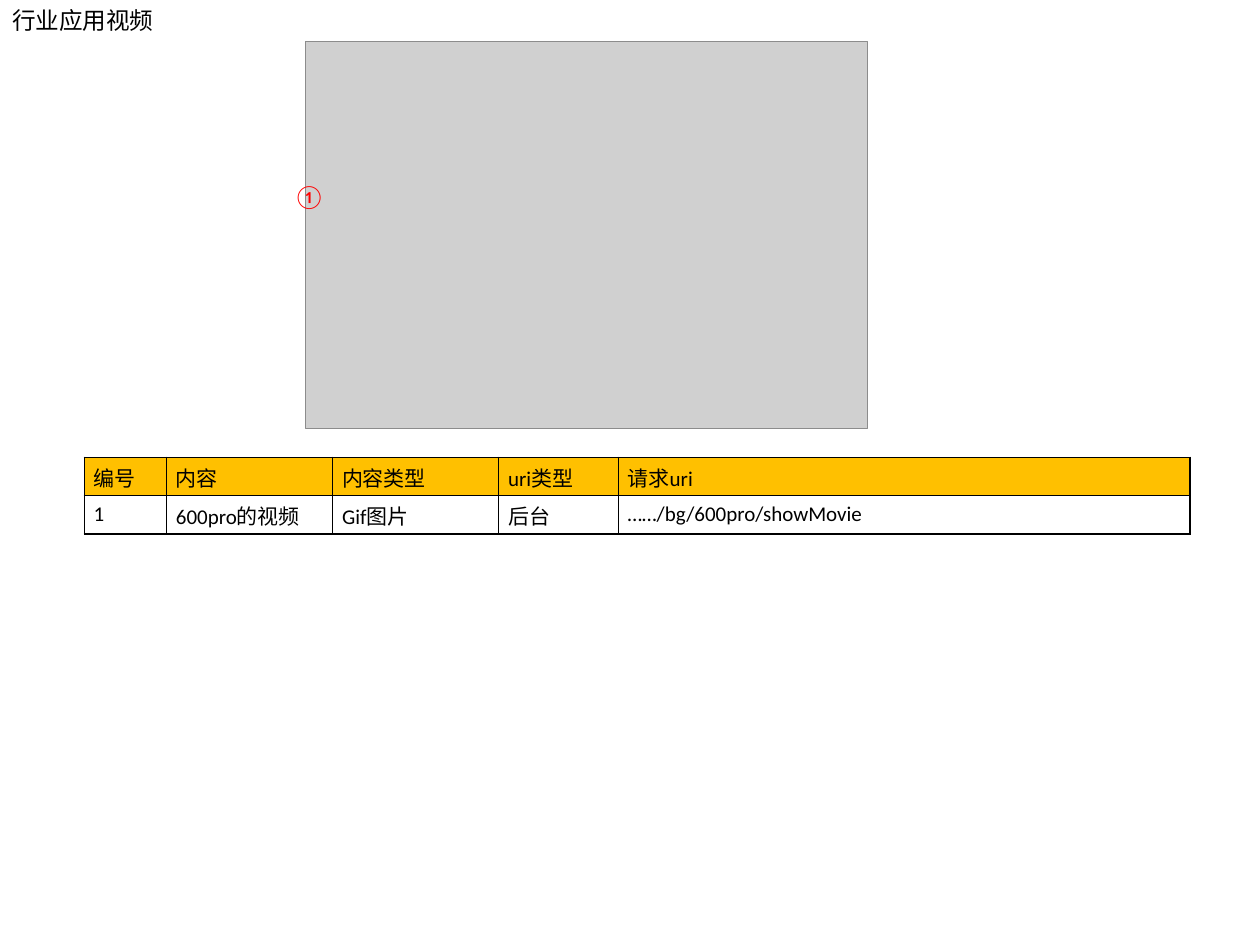
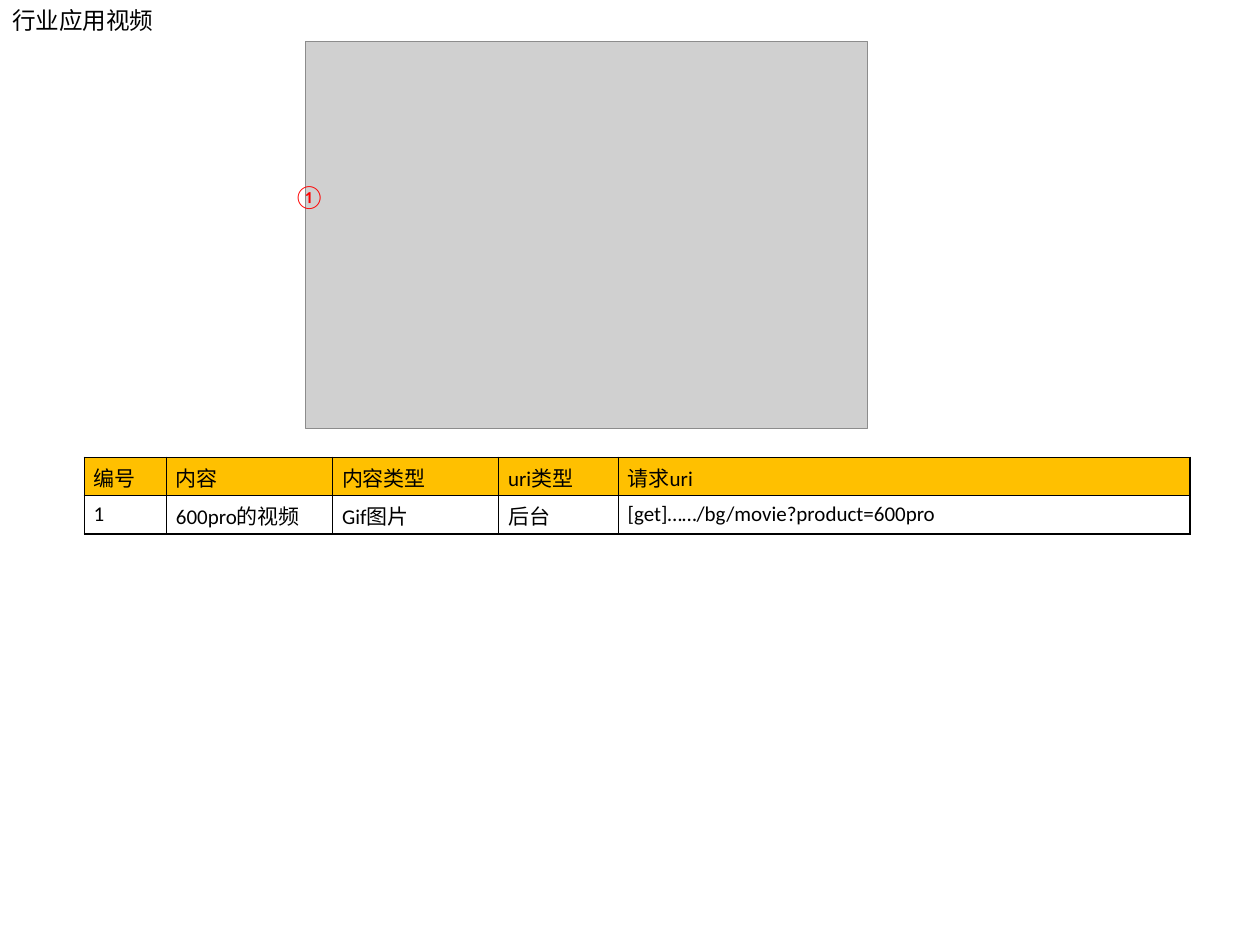
Before and after one commit to shining-force/My2019, a slide deck: slide 7 of MyCompany/资源汇总.pptx. Drawn at 1260x945 pixels with LibreOffice and Linux fonts; fonts in the diff are those of the drawing; grey boxes stand for pictures. Boxes give left, top, right and bottom in pixels: in the first picture for what was removed or moved away, otherwise in the second. Text is boxed around its words. In the diff, an @@ line names an element or a change of style, - is before the commit and + after.

```diff
--- a/MyCompany/资源汇总.pptx
+++ b/MyCompany/资源汇总.pptx
@@ table at (84, 457, 1191, 534) @@
-row 2, column 5: ……/bg/600pro/showMovie
+row 2, column 5: [get]……/bg/movie?product=600pro
```
Also in this commit, not shown: 2 other slides changed.
